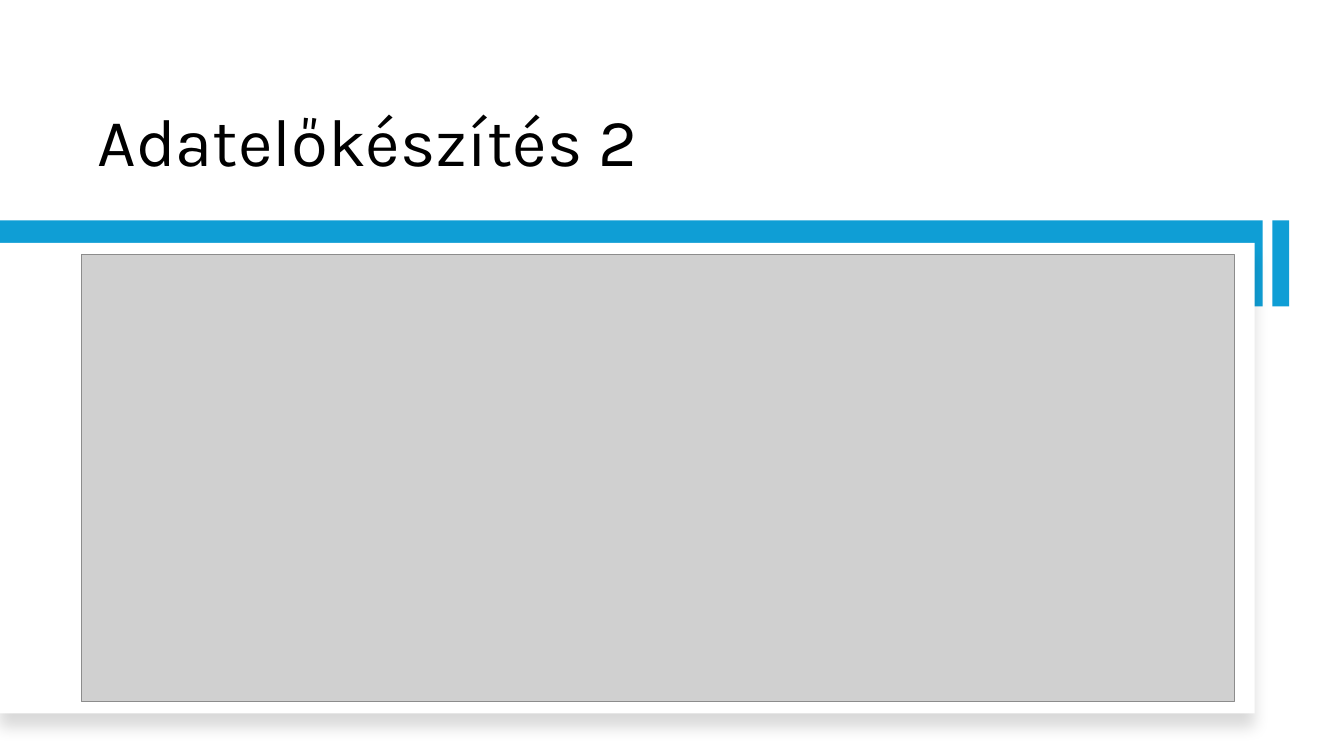
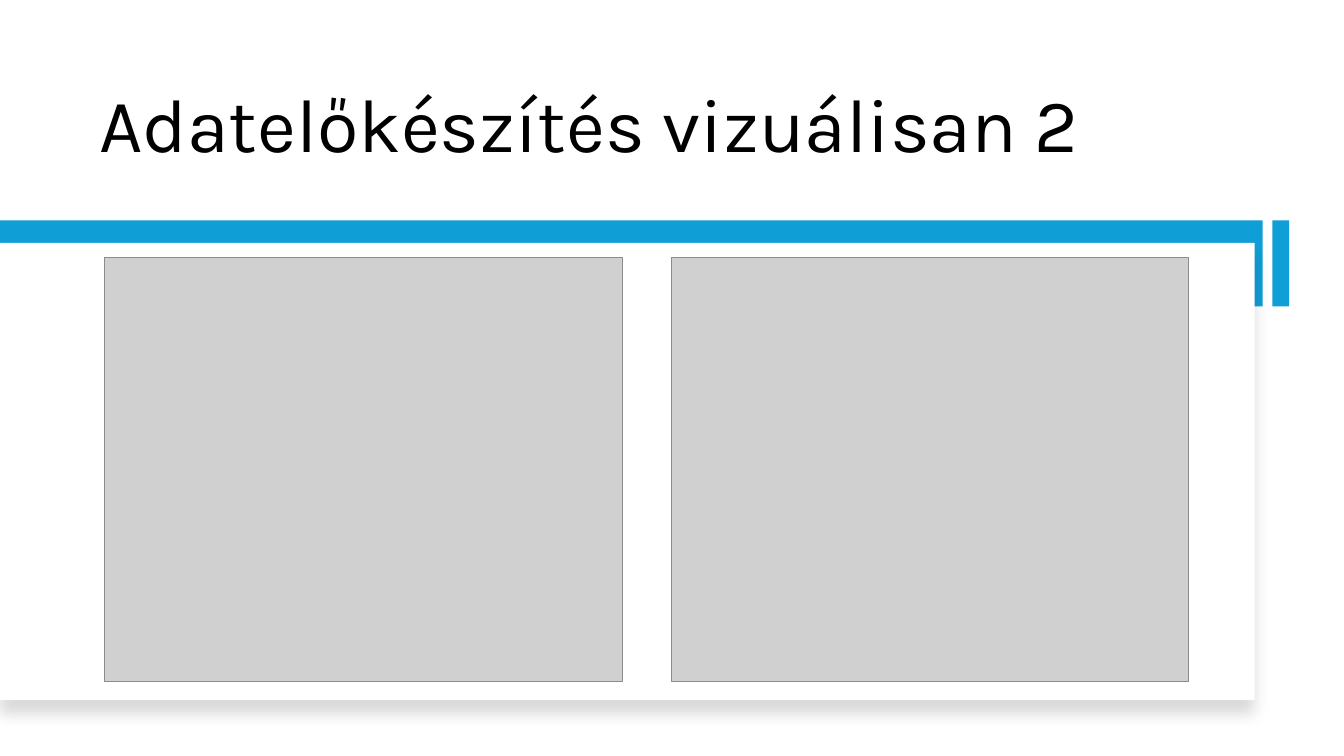
Before and after one commit to Matyiko/Dipterv, a slide deck: slide 12 of Gépjárműkövetés a mesterséges intelligencia módszereivel.pptx (slide 5 before the commit). Drawn at 1344x756 pixels with LibreOffice and Linux fonts; fonts in the diff are those of the drawing; grey boxes stand for pictures. Boxes give left, top, right and bottom in pixels: in the first picture for what was removed or moved away, otherwise in the second. Text is boxed around its words. In the diff, an @@ line names an element or a change of style, - is before the commit and + after.

```diff
--- a/Gépjárműkövetés a mesterséges intelligencia módszereivel.pptx
+++ b/Gépjárműkövetés a mesterséges intelligencia módszereivel.pptx
@@ title at (99, 94, 1079, 153): text changed; size 48 to 54 pt @@
-Adatelőkészítés 2
+Adatelőkészítés vizuálisan 2
@@ rectangle: place and size @@
-rectangle at (0, 243, 1255, 714)
+rectangle at (0, 243, 1255, 701)
@@ picture removed at (82, 254, 1235, 702) @@
@@ picture added at (104, 257, 623, 682) @@
@@ picture added at (673, 257, 1189, 682) @@
```
Also in this commit, not shown: 3 other slides changed, 13 slides added, 3 slides removed, 10 other files.
